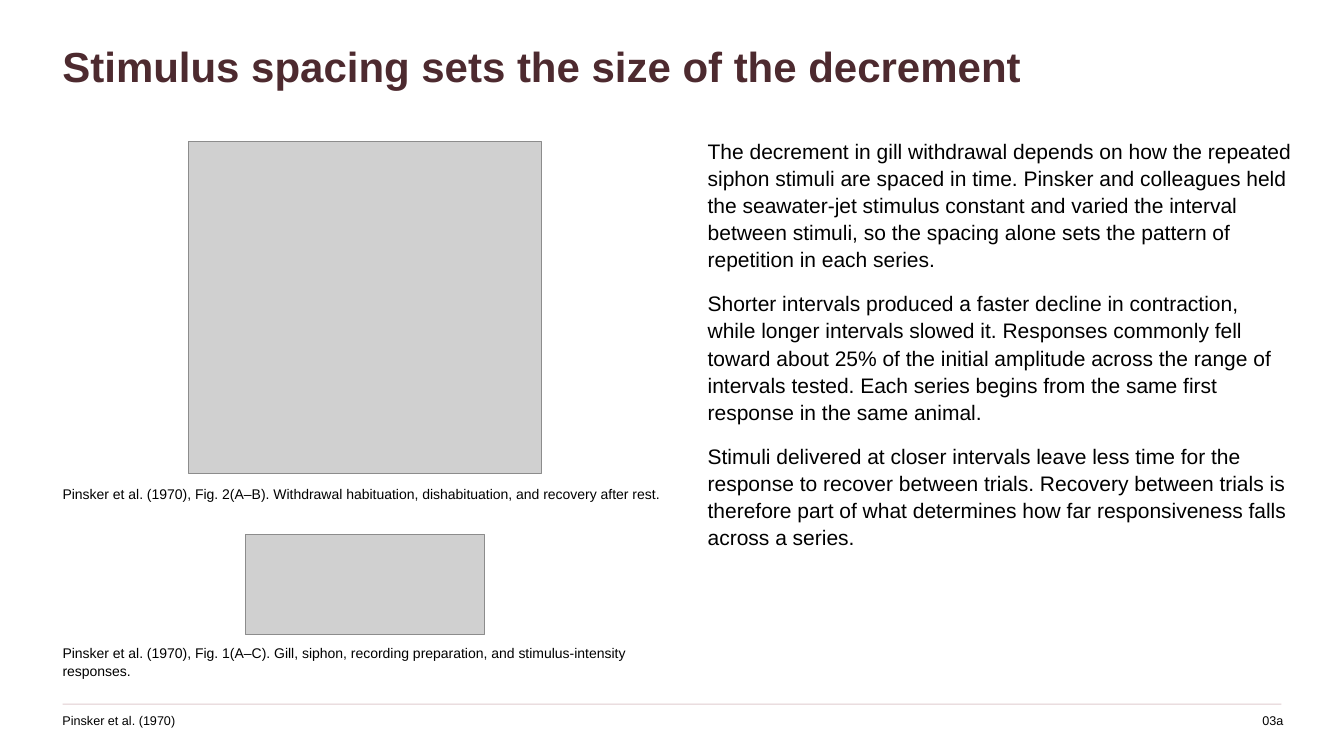
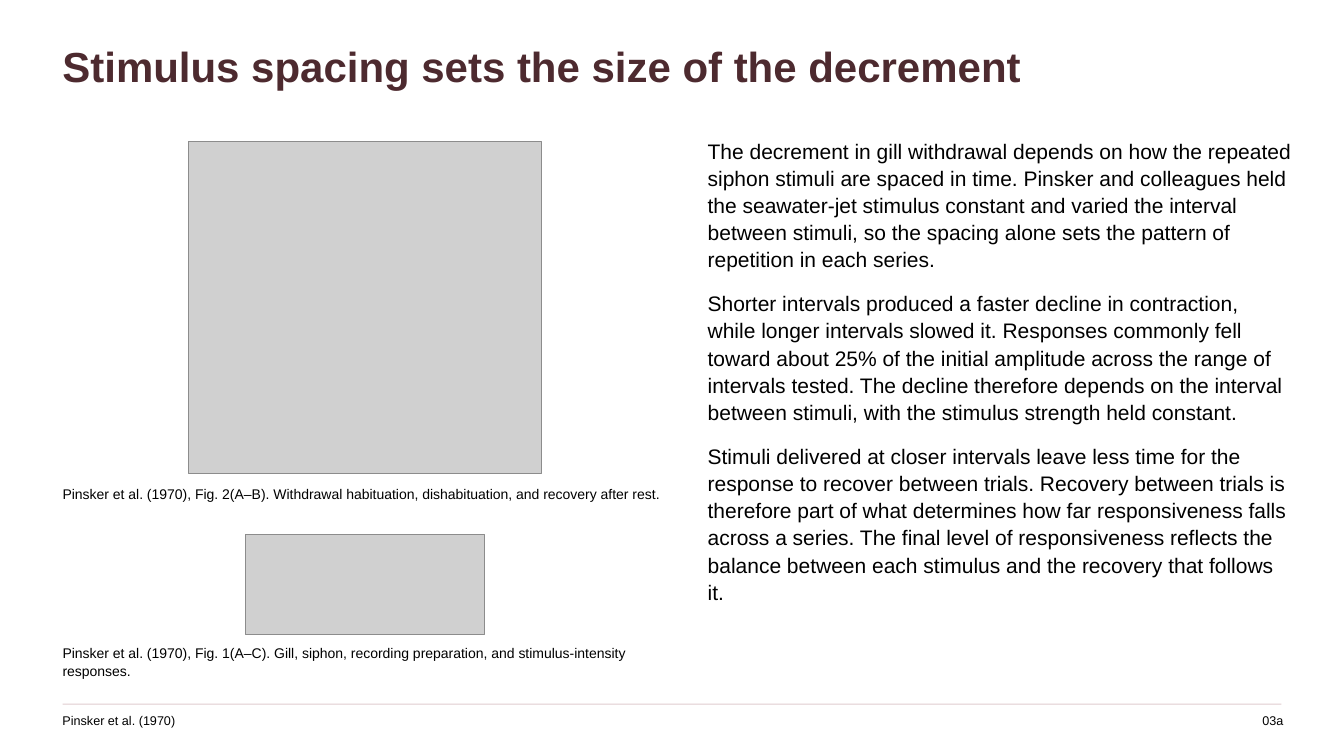
Before and after one commit to jordanxxlopez/NEUROETHOLOGY, a slide deck: slide 4 of scaffolded/Neuroethology_Lecture36_FA2026_SCAFFOLDED.pptx. Drawn at 1344x756 pixels with LibreOffice and Linux fonts; fonts in the diff are those of the drawing; grey boxes stand for pictures. Boxes give left, top, right and bottom in pixels: in the first picture for what was removed or moved away, otherwise in the second. Text is boxed around its words. In the diff, an @@ line names an element or a change of style, - is before the commit and + after.

```diff
--- a/scaffolded/Neuroethology_Lecture36_FA2026_SCAFFOLDED.pptx
+++ b/scaffolded/Neuroethology_Lecture36_FA2026_SCAFFOLDED.pptx
@@ text at [708,295,1286,600]: text changed @@
-Shorter intervals produced a faster decline in contraction, while longer intervals slowed it. Responses commonly fell toward about 25% of the initial amplitude across the range of intervals tested. Each series begins from the same first response in the same animal.
-Stimuli delivered at closer intervals leave less time for the response to recover between trials. Recovery between trials is therefore part of what determines how far responsiveness falls across a series.
+Shorter intervals produced a faster decline in contraction, while longer intervals slowed it. Responses commonly fell toward about 25% of the initial amplitude across the range of intervals tested. The decline therefore depends on the interval between stimuli, with the stimulus strength held constant.
+Stimuli delivered at closer intervals leave less time for the response to recover between trials. Recovery between trials is therefore part of what determines how far responsiveness falls across a series. The final level of responsiveness reflects the balance between each stimulus and the recovery that follows it.
```
Also in this commit, not shown: 41 other slides changed, 3 other files.
